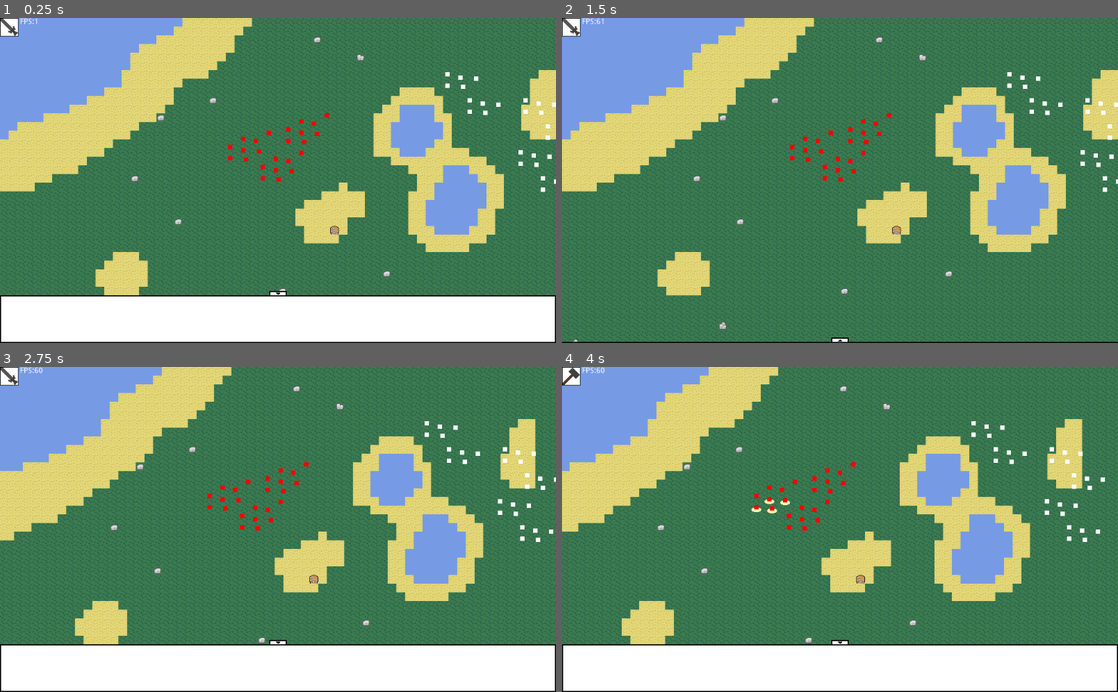
Above: before the commit, frames 1-4 (two rows, left to right).
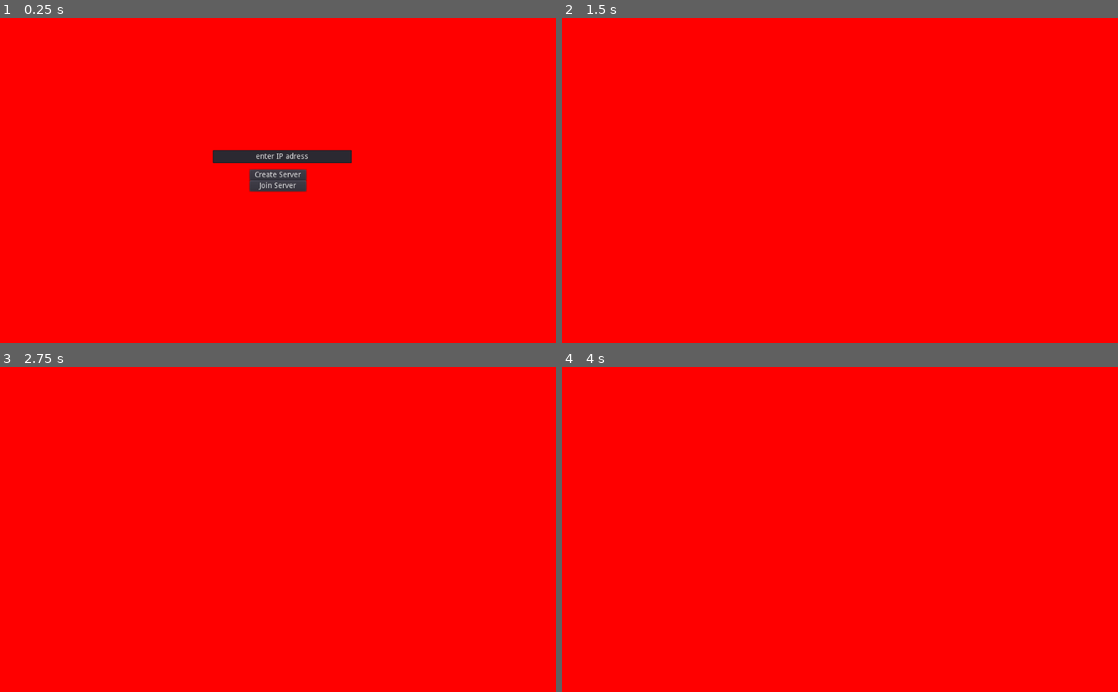
Above: after the commit, the same moments.

Repository: Yagoi23/2D-RTS
Game: Godot game, scene res://Multiplayer/NetworkSetup.tscn
The game is run twice, just before and just after one commit, with the same random seed, the same clock (stepped at 60 frames per second) and the same inputs. Before the commit the project starts from res://Level/Level.tscn.
Inputs (mouse positions are in pixels of both pictures, inside the frame that each line leads up to):
- Up to frame 1 (0.25 s): no input
- Up to frame 2 (1.5 s): click (840, 174) at 0.5 s, where only the run after the commit has a clickable "Create Server"; click (840, 294) at 1.27 s
- Up to frame 3 (2.75 s): tap Enter at 2 s; move the mouse to (400, 513) at 2.02 s; hold D (player_move_right) from 2.03 s (still down); tap Q (attack_move) at 2.1 s; click (400, 513) at 2.17 s
- Up to frame 4 (4 s): release D (player_move_right) at 2.75 s; drag from (728, 545) to (801, 503) at 2.77 s; move the mouse to (895, 458) at 3.52 s; hold D (player_move_right) from 3.53 s (still down); hold 2 (enter_build_mode) from 3.53 s (still down)

The runs differ from the first frame. In frame 1, 100% of the frame differs, in the area x 0-100%, y 0-100%; in frame 2, 100%; in frame 3, 100%; in frame 4, 100%.
Error after the commit: Invalid get index '3' (on base: 'Array'). (res://Multiplayer/Network.gd:11)

Commit message:
Implemented Network Connection
Player can now host/setup an ENet server hosting allowing players to join.

Diff:
--- /dev/null
+++ b/Multiplayer/Network.gd
@@ -0,0 +1,35 @@
+extends Node
+
+const DEFAULT_PORT = 28960
+const MAX_CLIENTS = 6
+
+var server = null
+var client = null
+
+var ip_adress = ""
+func _ready() -> void:
+	ip_adress = IP.get_local_addresses()[3]
+
+	for ip in IP.get_local_addresses():
+		if ip.begins_with("192.168"):
+			print(ip_adress)
+	get_tree().connect("connected_to_server", self, "_connected_to_server")
+	get_tree().connect("server_disconnected", self, "_server_disconnected")
+	#if OS.get_name() == "Windows":
+	#	ip_adress = IP.get_local_addresses()[3]
+
+func create_server() -> void:
+	server = NetworkedMultiplayerENet.new()
+	server.create_server(DEFAULT_PORT, MAX_CLIENTS)
+	get_tree().set_network_peer(server)
+
+func join_server() -> void:
+	client = NetworkedMultiplayerENet.new()
+	client.create_client(ip_adress, DEFAULT_PORT)
+	get_tree().set_network_peer(client)
+
+func _connected_to_server() -> void:
+	print("succesfully connected")
+
+func _server_disconnected() -> void:
+	print("server disconnected")
--- /dev/null
+++ b/Multiplayer/NetworkSetup.gd
@@ -0,0 +1,29 @@
+extends Control
+
+onready var MultiplayerConfigUi = $MultiplayerConfig
+onready var ServerIPAdressBar = $MultiplayerConfig/LineEdit
+
+onready var DeviceIPAdress = $CanvasLayer/DeviceIPAdress
+
+func _ready() -> void:
+	get_tree().connect("network_peer_connected", self, "_player_connected")
+	get_tree().connect("network_peer_disconnected", self, "_player_disconnected")
+	get_tree().connect("connected_to_server", self, "_connected_to_server")
+
+	DeviceIPAdress.text = Network.ip_adress
+
+func _player_connected(id) -> void:
+	print("Player "+str(id)+" has connected")
+
+func _player_disconnected(id) -> void:
+	print("Player "+str(id)+" has disconnected")
+
+func _on_Create_Server_pressed():
+	MultiplayerConfigUi.hide()
+	Network.create_server()
+
+func _on_Join_Server_pressed():
+	if ServerIPAdressBar.text != "":
+		MultiplayerConfigUi.hide()
+		Network.ip_adress = ServerIPAdressBar.text
+		Network.join_server()
--- /dev/null
+++ b/Multiplayer/NetworkSetup.tscn
@@ -0,0 +1,58 @@
+[gd_scene load_steps=2 format=2]
+
+[ext_resource path="res://Multiplayer/NetworkSetup.gd" type="Script" id=1]
+
+[node name="NetworkSetup" type="Control"]
+anchor_left = 0.5
+anchor_top = 0.5
+anchor_right = 0.5
+anchor_bottom = 0.5
+script = ExtResource( 1 )
+
+[node name="MultiplayerConfig" type="Control" parent="."]
+anchor_left = 0.5
+anchor_top = 0.5
+anchor_right = 0.5
+anchor_bottom = 0.5
+margin_left = -20.0
+margin_top = -20.0
+margin_right = 20.0
+margin_bottom = 20.0
+
+[node name="Create_Server" type="Button" parent="MultiplayerConfig"]
+anchor_left = 0.5
+anchor_right = 0.5
+margin_left = -52.0
+margin_right = 52.0
+margin_bottom = 20.0
+text = "Create Server"
+
+[node name="Join_Server" type="Button" parent="MultiplayerConfig"]
+anchor_left = 0.5
+anchor_top = 1.0
+anchor_right = 0.5
+anchor_bottom = 1.0
+margin_left = -52.0
+margin_top = -20.0
+margin_right = 52.0
+text = "Join Server"
+
+[node name="LineEdit" type="LineEdit" parent="MultiplayerConfig"]
+anchor_left = 0.5
+anchor_right = 0.5
+margin_left = -120.0
+margin_top = -36.0
+margin_right = 136.0
+margin_bottom = -12.0
+text = "enter IP adress"
+align = 1
+
+[node name="CanvasLayer" type="CanvasLayer" parent="."]
+
+[node name="DeviceIPAdress" type="Label" parent="CanvasLayer"]
+margin_right = 40.0
+margin_bottom = 14.0
+text = "Your IP Adress Should Be Here"
+
+[connection signal="pressed" from="MultiplayerConfig/Create_Server" to="." method="_on_Create_Server_pressed"]
+[connection signal="pressed" from="MultiplayerConfig/Join_Server" to="." method="_on_Join_Server_pressed"]
--- a/project.godot
+++ b/project.godot
@@ -45,7 +45,7 @@
 [application]
 
 config/name="2d- Rts"
-run/main_scene="res://Level/Level.tscn"
+run/main_scene="res://Multiplayer/NetworkSetup.tscn"
 boot_splash/image="res://icon.png"
 boot_splash/use_filter=false
 boot_splash/bg_color=Color( 0, 0, 0, 1 )
@@ -55,6 +55,7 @@
 
 GlobalInformation="*res://Global_Information.gd"
 LoadBuildings="*res://Buildings/LoadBuildings.gd"
+Network="*res://Multiplayer/Network.gd"
 
 [importer_defaults]
 
